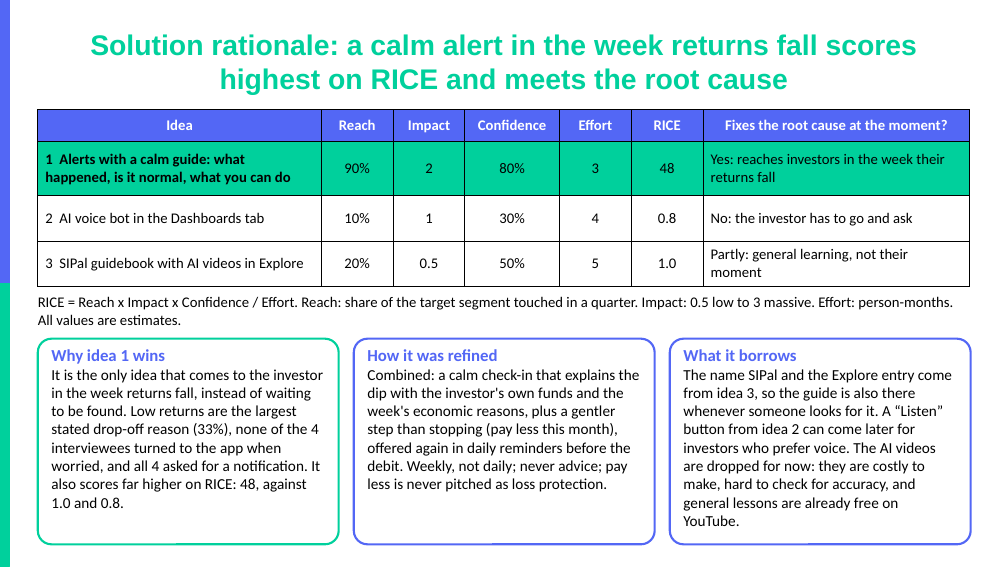
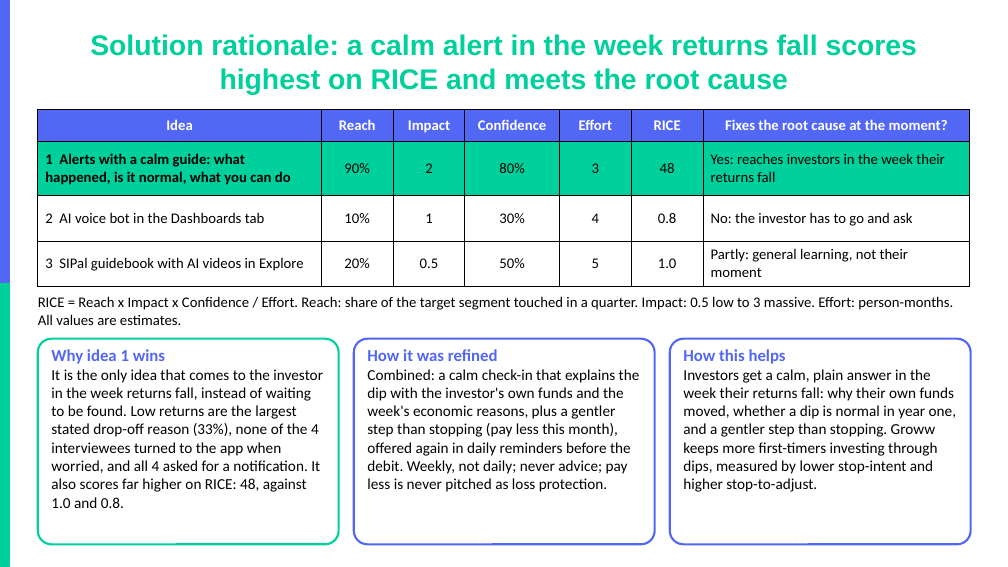
Before and after one commit to akarshita711/NEXTLEAP_GRAD_PROJECT_groww_SIP_research, a slide deck: slide 8 of deck/NL_Groww.pptx. Drawn at 1008x567 pixels with LibreOffice and Linux fonts; fonts in the diff are those of the drawing; background and template pictures are left out. Boxes give left, top, right and bottom in pixels: in the first picture for what was removed or moved away, otherwise in the second. Text is boxed around its words. In the diff, an @@ line names an element or a change of style, - is before the commit and + after.

```diff
--- a/deck/NL_Groww.pptx
+++ b/deck/NL_Groww.pptx
@@ text at box(683, 349, 956, 492): text changed @@
-What it borrows
-The name SIPal and the Explore entry come from idea 3, so the guide is also there whenever someone looks for it. A “Listen” button from idea 2 can come later for investors who prefer voice. The AI videos are dropped for now: they are costly to make, hard to check for accuracy, and general lessons are already free on YouTube.
+How this helps
+Investors get a calm, plain answer in the week their returns fall: why their own funds moved, whether a dip is normal in year one, and a gentler step than stopping. Groww keeps more first-timers investing through dips, measured by lower stop-intent and higher stop-to-adjust.
```
Also in this commit, not shown: 2 other files.
